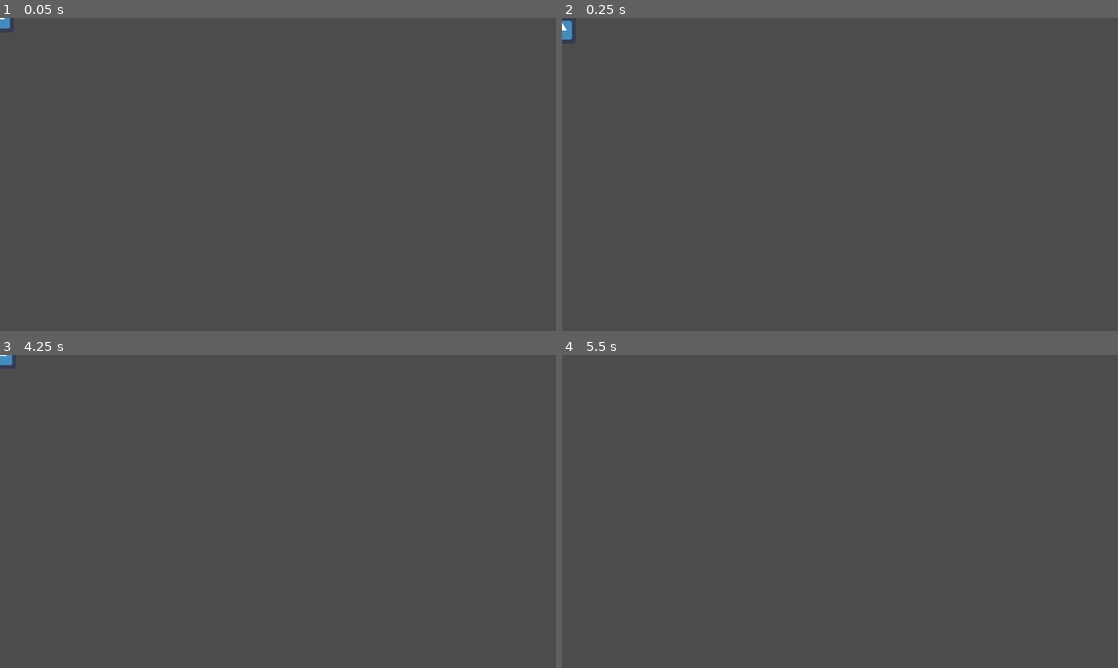
Above: before the commit, frames 1-4 (two rows, left to right).
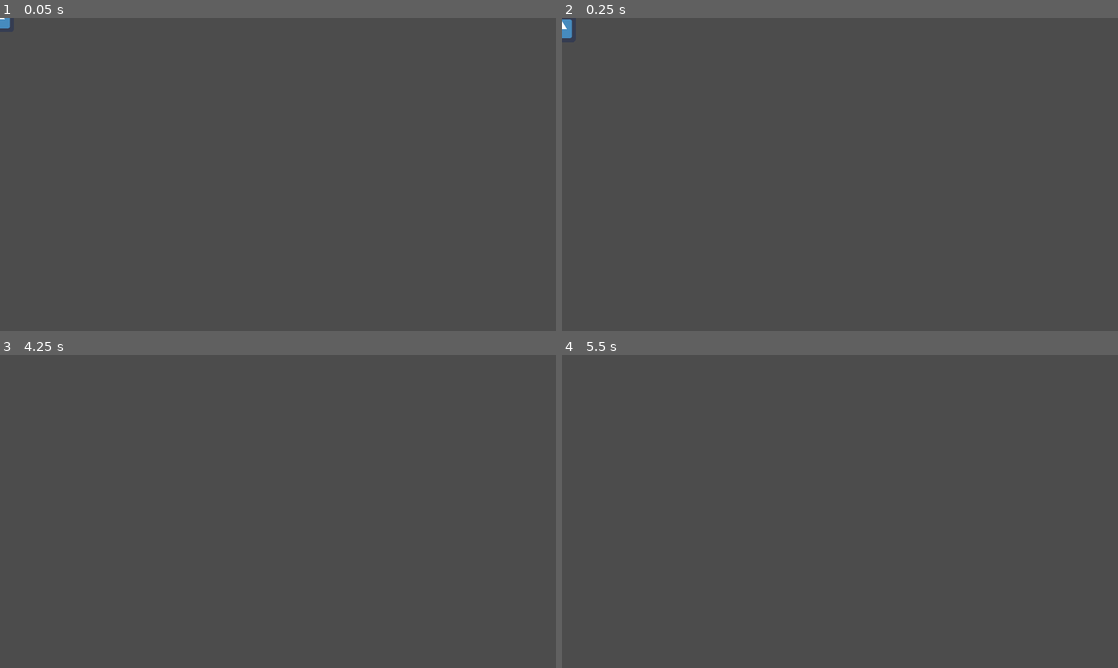
Above: after the commit, the same moments.

Repository: codemonsters/racekombat
Game: Godot game, scene res://Player.tscn
Two runs of this game, one before a commit and one after it. Both use one fixed random seed, a clock stepped at 60 frames per second and the inputs below. This scene is started directly instead of the project's main scene. The engine's default icon, where the game draws it, is replaced by a stand-in: a white triangle on a blue panel in a dark square.
Inputs:
- Up to frame 1 (0.05 s): no input
- Up to frame 2 (0.25 s): no input
- Up to frame 3 (4.25 s): tap Enter (ui_accept) at 0.5, 1.35, 1.52, 1.82, 2, 2.85, 3.02, 3.32, 3.5 s; hold Enter (ui_accept) 0.53-1.28 s; hold Right (ui_right) 0.53-2.03 s; hold Left (ui_left) 2.03-2.78 s; hold Enter (ui_accept) 2.03-2.78 s; hold Right (ui_right) from 2.78 s (still down); hold Enter (ui_accept) from 3.53 s (still down); tap Escape (ui_cancel) at 4.15 s
- Up to frame 4 (5.5 s): release Right (ui_right) at 4.28 s; release Enter (ui_accept) at 4.28 s; hold Left (ui_left) 4.28-5.03 s; tap Enter (ui_accept) at 4.35, 4.52, 4.82, 5 s; hold Right (ui_right) from 5.03 s (still down); hold Enter (ui_accept) from 5.03 s (still down)

The runs differ from the first frame. In frame 1, less than 0.1% of the frame differs, in the area x 0-2%, y 0-4%; in frame 2, less than 0.1%; in frame 3, less than 0.1%, in the area x 0-3%, y 0-4%; in frame 4, nothing differs.

Commit message:
Implementada máquina de estados (issue #4)

Diff:
--- a/server/Player.gd
+++ b/server/Player.gd
@@ -1,26 +1,12 @@
 extends KinematicBody2D
-
-# PLACEHOLDER FUNCIONA SIN MAQUINA DE ESTADOS
 
 var velocity = Vector2()
 var velocidad = 300
 var gravedad = 800
 var velocidadSalto = -400
 
-func getInput():
-	velocity.x = 0
-	if Input.is_action_pressed("ui_left"):
-		velocity.x -= velocidad
-	if Input.is_action_pressed("ui_right"):
-		velocity.x += velocidad
-	if Input.is_action_pressed("ui_accept") and is_on_floor():
-		velocity.y = velocidadSalto
-	if Input.is_action_pressed("ui_cancel"):
-		velocity = Vector2()
-		position = Vector2(0, 0)
+func _ready():
+	pass
 
-func _physics_process(delta):
-	if not is_on_floor():
-		velocity.y += gravedad * delta
-	getInput()
-	velocity = move_and_slide(velocity, Vector2(0, -1))
+func _process(delta):
+	print(get_node("Player SM").state.name)
--- a/server/scripts/Air.gd
+++ b/server/scripts/Air.gd
@@ -1 +1,20 @@
 extends State
+
+func enter(msg := {}) -> void:
+	if msg.has("jump"):
+		owner.velocity.y = owner.velocidadSalto
+
+func physicsUpdate(delta: float) -> void:
+	var inputDirectionX: float = (
+		Input.get_action_strength("ui_right")
+		- Input.get_action_strength("ui_left")
+	)
+	owner.velocity.x = owner.velocidad * inputDirectionX
+	owner.velocity.y += owner.gravedad * delta
+	owner.velocity = owner.move_and_slide(owner.velocity, Vector2.UP)
+
+	if owner.is_on_floor():
+		if is_equal_approx(owner.velocity.x, 0.0):
+			stateMachine.transitionTo("Idle")
+		else:
+			stateMachine.transitionTo("Run")
--- a/server/scripts/Idle.gd
+++ b/server/scripts/Idle.gd
@@ -1 +1,21 @@
 extends State
+
+func enter(_msg := {}) -> void:
+	owner.velocity = Vector2.ZERO
+
+func handleInput(event):
+	if Input.is_action_just_pressed("ui_accept") and owner.is_on_floor():
+		stateMachine.transitionTo("Air", {jump = true})
+	elif Input.is_action_just_pressed("ui_cancel"):
+		owner.velocity = Vector2.ZERO
+		owner.position = Vector2(0, 0)
+	# XOR, para evitar que al mantener ambas teclas cambie rapidamente entre Idle y Run
+	elif (Input.is_action_pressed("ui_left") and not Input.is_action_pressed("ui_right")) or (Input.is_action_pressed("ui_right") and not Input.is_action_pressed("ui_left")):
+		stateMachine.transitionTo("Run")
+
+
+
+func update(delta: float) -> void:
+	if not owner.is_on_floor():
+		stateMachine.transitionTo("Air")
+		return
--- a/server/scripts/Run.gd
+++ b/server/scripts/Run.gd
@@ -1 +1,19 @@
 extends State
+
+func handleInput(event):
+	if Input.is_action_just_pressed("ui_accept"):
+		stateMachine.transitionTo("Air", {jump = true})
+
+func physicsUpdate(delta: float) -> void:
+	if not owner.is_on_floor():
+		stateMachine.transitionTo("Air")
+		return
+	var inputDirectionX: float = (
+		Input.get_action_strength("ui_right")
+		- Input.get_action_strength("ui_left")
+	)
+	owner.velocity.x = owner.velocidad * inputDirectionX
+	owner.velocity.y += owner.gravedad * delta
+	owner.velocity = owner.move_and_slide(owner.velocity, Vector2.UP)
+	if is_equal_approx(inputDirectionX, 0.0):
+		stateMachine.transitionTo("Idle")
Not shown: 5 places in server/Tilemap.tscn that only renumber resources
